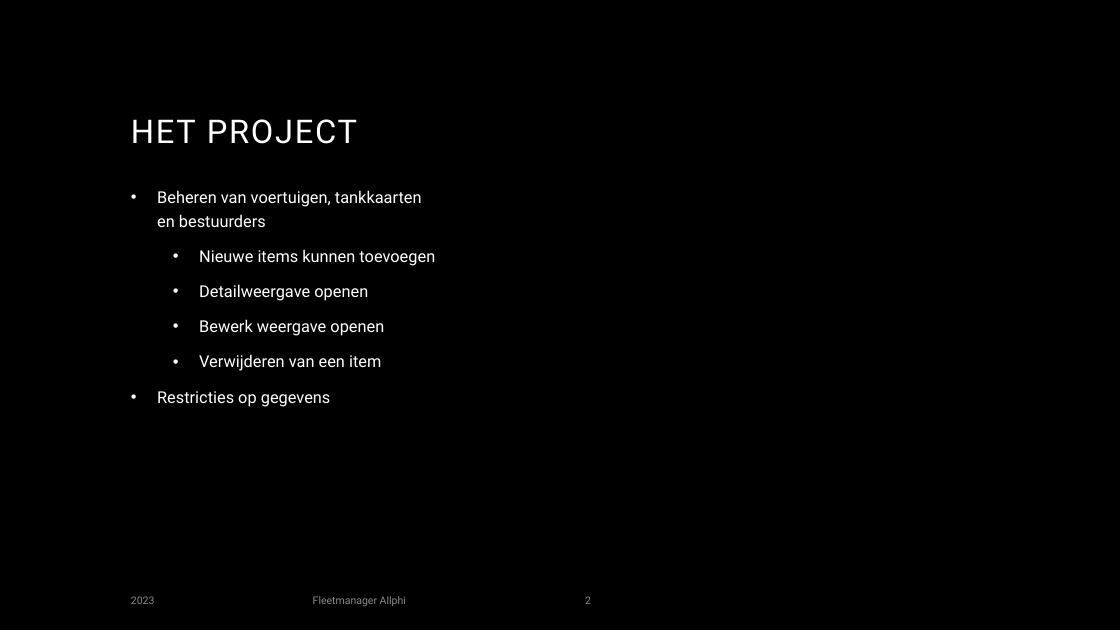
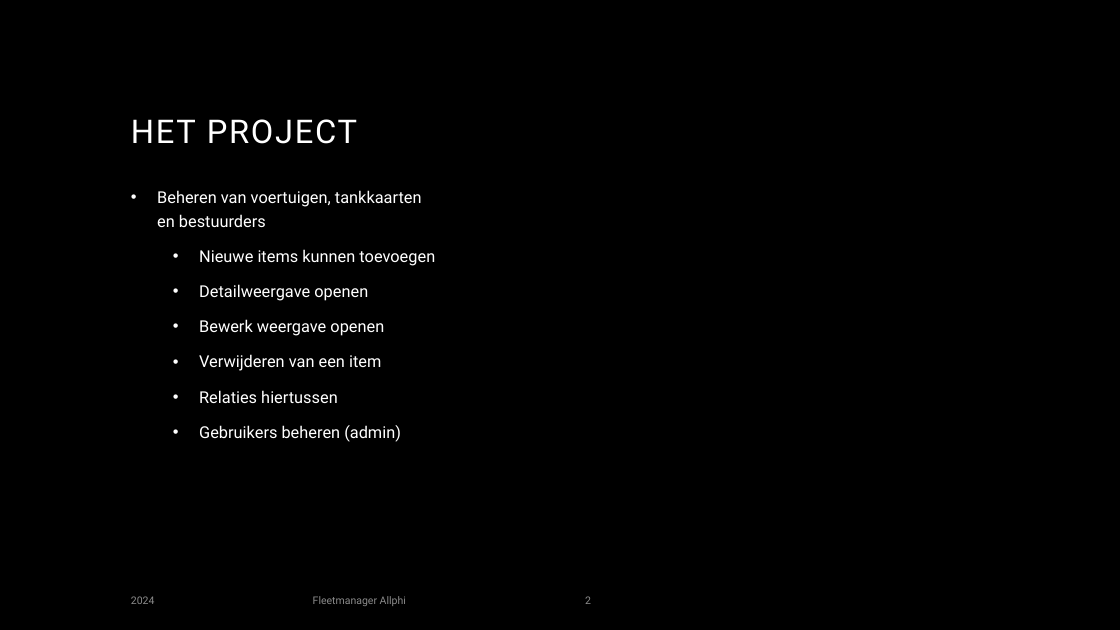
Before and after one commit to Andyke87/Groep4Fleetmanager, a slide deck: slide 2 of Fleetmanager.pptx. Drawn at 1120x630 pixels with LibreOffice and Linux fonts; fonts in the diff are those of the drawing; background and template pictures are left out. Boxes give left, top, right and bottom in pixels: in the first picture for what was removed or moved away, otherwise in the second. Text is boxed around its words. In the diff, an @@ line names an element or a change of style, - is before the commit and + after.

```diff
--- a/Fleetmanager.pptx
+++ b/Fleetmanager.pptx
@@ text at [199, 390, 401, 442]: text changed @@
-• Restricties op gegevens
+  • Relaties hiertussen
+  • Gebruikers beheren (admin)
@@ text at [131, 596, 155, 604]: text changed @@
-2023
+2024
```
Also in this commit, not shown: 8 other slides changed, 2 slides added, 56 other files.
